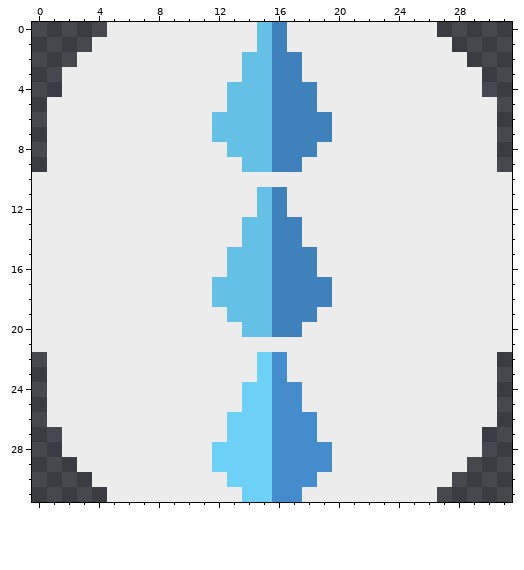
Two states of a pixel-art sprite, sprites/sprLightDragonBodySegment/layers/e810f2fe-d73e-493c-a2d8-d6aa074e7efd/f526f2d2-434e-44ab-bf43-dd1b84ddc60f.png. This is how it looked before the edit.
The file is 32x32 pixels.
And afterwards:
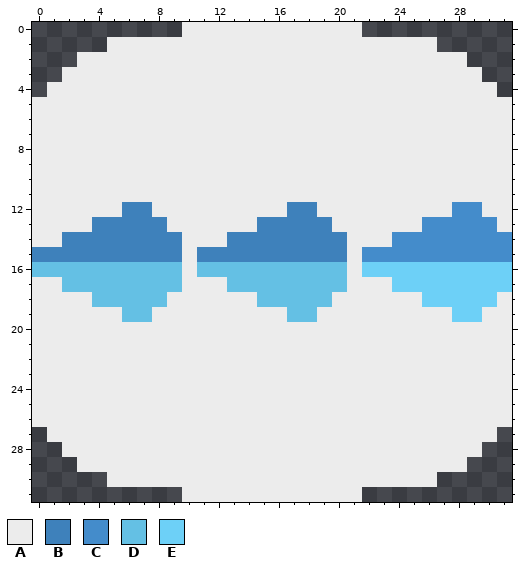
Palette (. is transparent): A #ececec  B #3e81bb  C #448ccb  D #64c0e4  E #6dd0f7
From old to new:
The edit adds colour A in row 4 at x 1 and 30; in rows 5 to 9 at x 0 and 31; in rows 22 to 26 at x 0 and 31; in row 27 at x 1 and 30.
Colour B gives way to colour A in rows 0 to 1 at x 16; in rows 2 to 3 at x 16 to 17; in rows 4 to 5 at x 16 to 18; in rows 6 to 7 at x 16 to 19; in row 8 at x 16 to 18; in row 9 at x 16 to 17.
Colour B gives way to colour A in rows 11 to 12 at x 16; in row 19 at x 16; in row 20 at x 16 to 17.
Colour C gives way to colour A in rows 22 to 23 at x 16; in rows 24 to 25 at x 16 to 17; in rows 26 to 27 at x 16 to 18; in rows 28 to 29 at x 16 to 19; in row 30 at x 16 to 18; in row 31 at x 16 to 17.
Colour D gives way to colour A in rows 0 to 1 at x 15; in rows 2 to 3 at x 14 to 15; in rows 4 to 5 at x 13 to 15; in rows 6 to 7 at x 12 to 15; in row 8 at x 13 to 15; in row 9 at x 14 to 15.
Colour D gives way to colour A in rows 11 to 12 at x 15; in row 13 at x 14; in row 17 at x 12; in row 18 at x 12 to 14; in row 19 at x 13 to 15; in row 20 at x 14 to 15.
Colour E gives way to colour A in rows 22 to 23 at x 15; in rows 24 to 25 at x 14 to 15; in rows 26 to 27 at x 13 to 15; in rows 28 to 29 at x 12 to 15; in row 30 at x 13 to 15; in row 31 at x 14 to 15.
Colour A gives way to colour B in row 12 at x 6 to 7 and 17 to 18; in row 13 at x 4 to 8 and 18 to 19; in row 14 at x 2 to 9, 13 and 18 to 20; in row 15 at x 0 to 9, 11 to 12 and 19 to 20.
Colour D gives way to colour B in row 13 at x 15; in row 14 at x 14 to 15; in row 15 at x 13 to 15.
Colour A gives way to colour C in row 12 at x 28 to 29; in row 13 at x 26 to 30; in row 14 at x 24 to 31; in row 15 at x 22 to 31.
Colour A gives way to colour D in row 16 at x 0 to 9, 11 to 12 and 19 to 20; in row 17 at x 2 to 9 and 20; in row 18 at x 4 to 8; in row 19 at x 6 to 7.
Colour B gives way to colour D in row 16 at x 16 to 18; in rows 17 to 18 at x 16 to 19; in row 19 at x 17 to 18.
Colour A gives way to colour E in row 16 at x 22 to 31; in row 17 at x 24 to 31; in row 18 at x 26 to 30; in row 19 at x 28 to 29.
Colour A is removed in row 0 at x 5 to 9 and 22 to 26; in row 1 at x 4 and 27; in row 30 at x 4 and 27; in row 31 at x 5 to 9 and 22 to 26.
Boxes around the changes in both pictures, in picture pixels (x1, y1, x2, y2):
changed: (32, 22, 512, 502)
